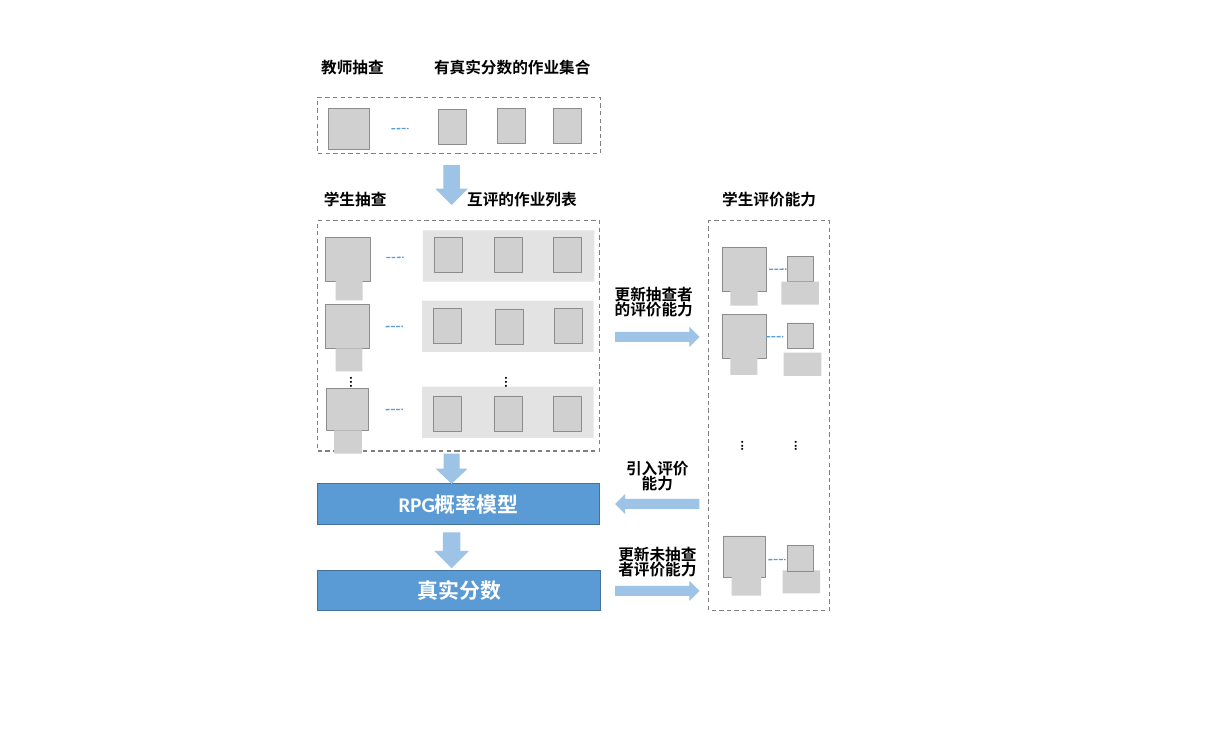
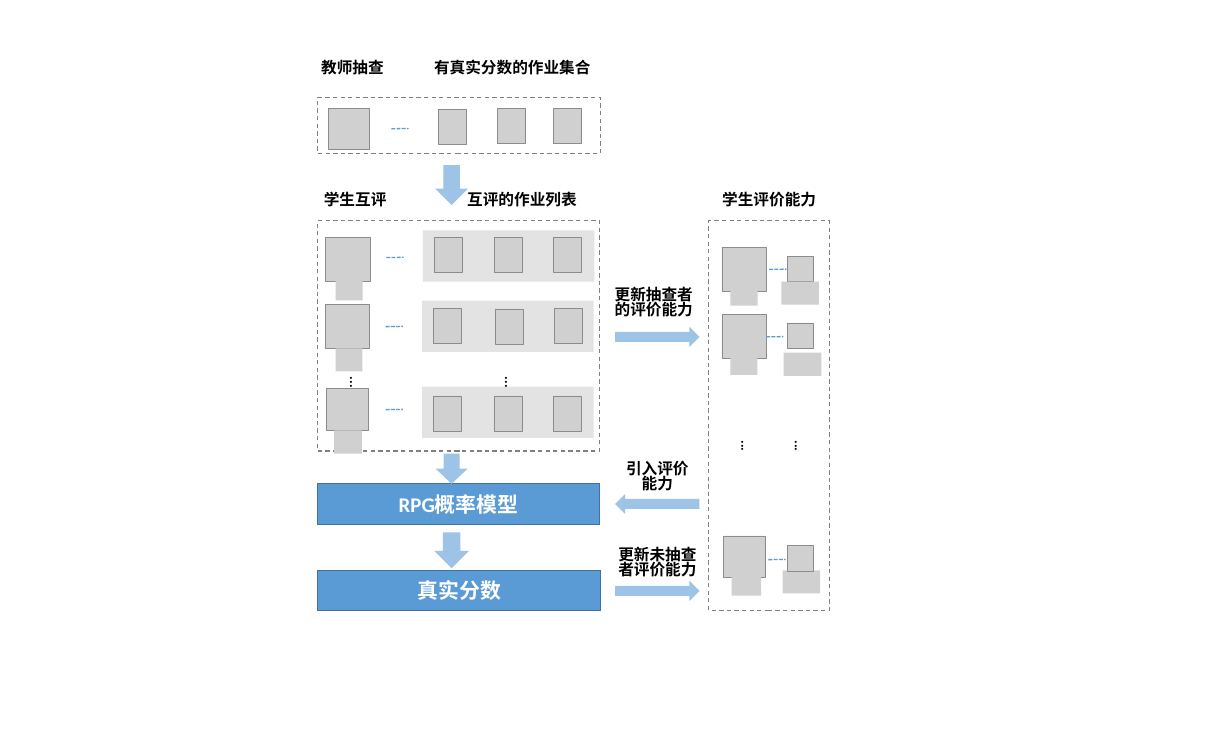
Before and after one commit to CHDYPY/douban, a slide deck: slide 2 of paper/相关图.pptx (slide 5 before the commit). Drawn at 1232x739 pixels with LibreOffice and Linux fonts; fonts in the diff are those of the drawing; grey boxes stand for pictures; background and template pictures are left out. Boxes give left, top, right and bottom in pixels: in the first picture for what was removed or moved away, otherwise in the second. Text is boxed around its words. In the diff, an @@ line names an element or a change of style, - is before the commit and + after.

```diff
--- a/paper/相关图.pptx
+++ b/paper/相关图.pptx
@@ text at (x1=324, y1=191, x2=387, y2=207): text changed @@
-学生抽查
+学生互评
```
Also in this commit, not shown: 3 slides removed, 7 other files.
